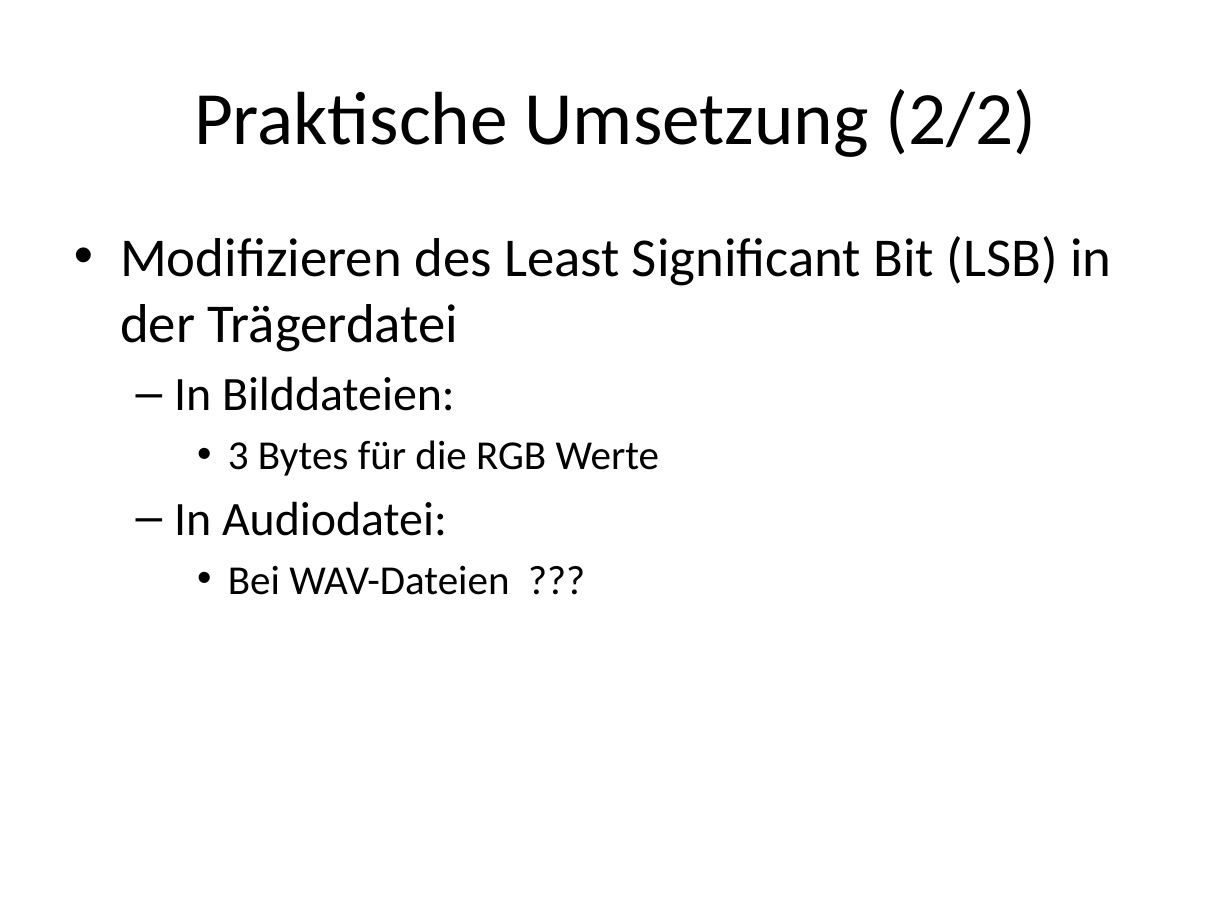
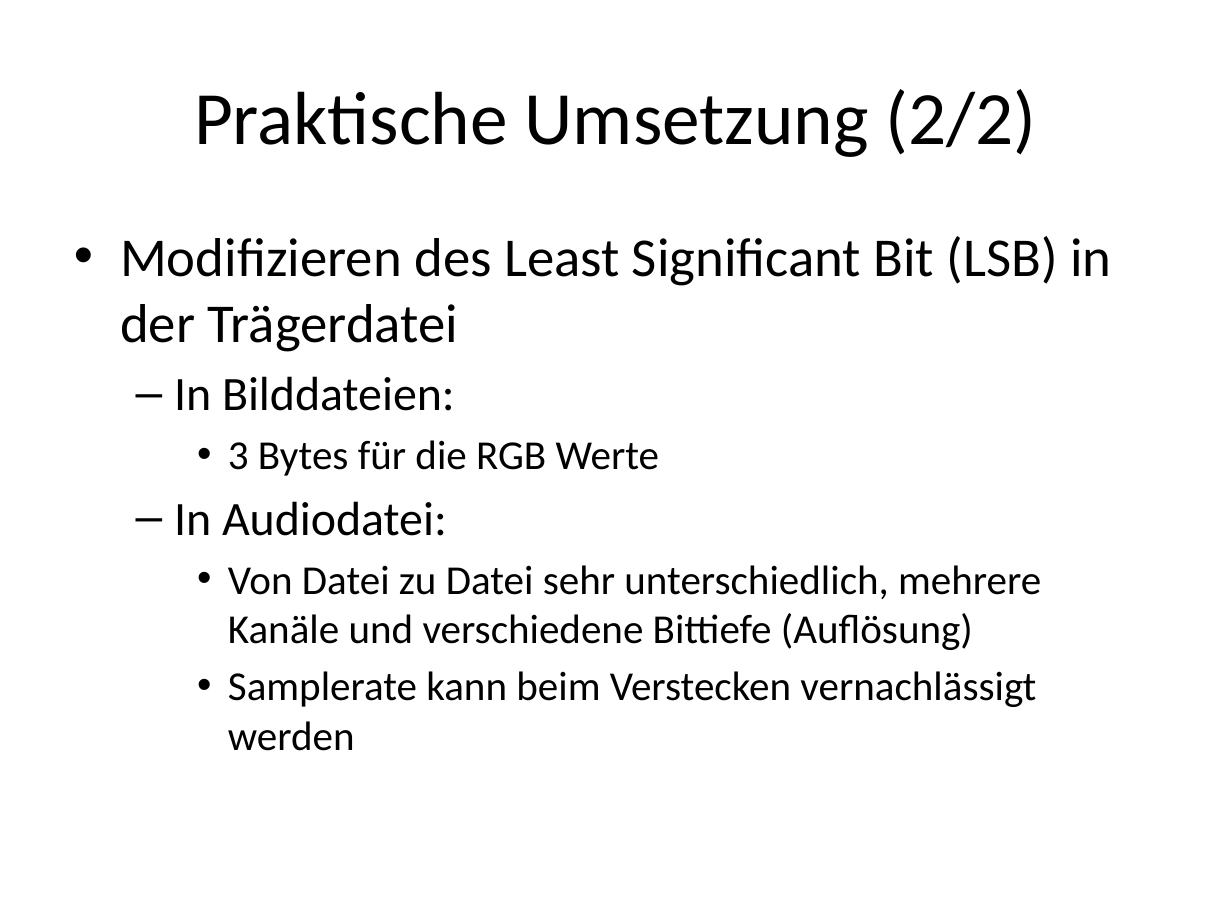
Before and after one commit to esterren/stegano, a slide deck: slide 6 of doc/Stegano-Praesentation.pptx. Drawn at 1232x924 pixels with LibreOffice and Linux fonts; fonts in the diff are those of the drawing. Boxes give left, top, right and bottom in pixels: in the first picture for what was removed or moved away, otherwise in the second. Text is boxed around its words. In the diff, an @@ line names an element or a change of style, - is before the commit and + after.

Commit message:
praesi und demo dateien

```diff
--- a/doc/Stegano-Praesentation.pptx
+++ b/doc/Stegano-Praesentation.pptx
@@ text at (x1=228, y1=565, x2=1041, y2=751): text changed @@
-    • Bei WAV-Dateien ???
+    • Von Datei zu Datei sehr unterschiedlich, mehrere Kanäle und verschiedene Bittiefe (Auflösung)
+    • Samplerate kann beim Verstecken vernachlässigt werden
```
Also in this commit, not shown: 1 other slide changed, 1 slide added, 7 other files.
